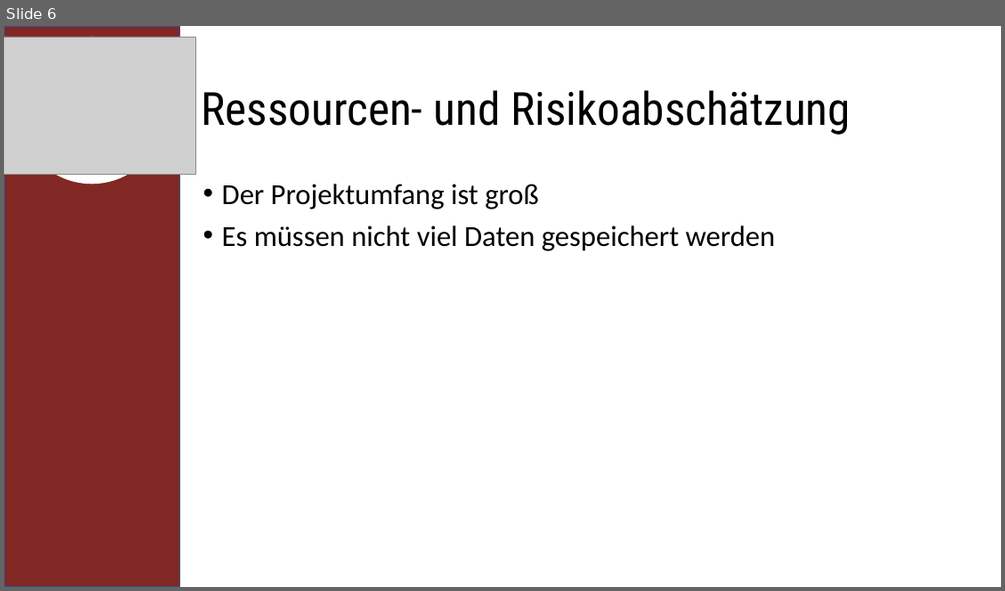
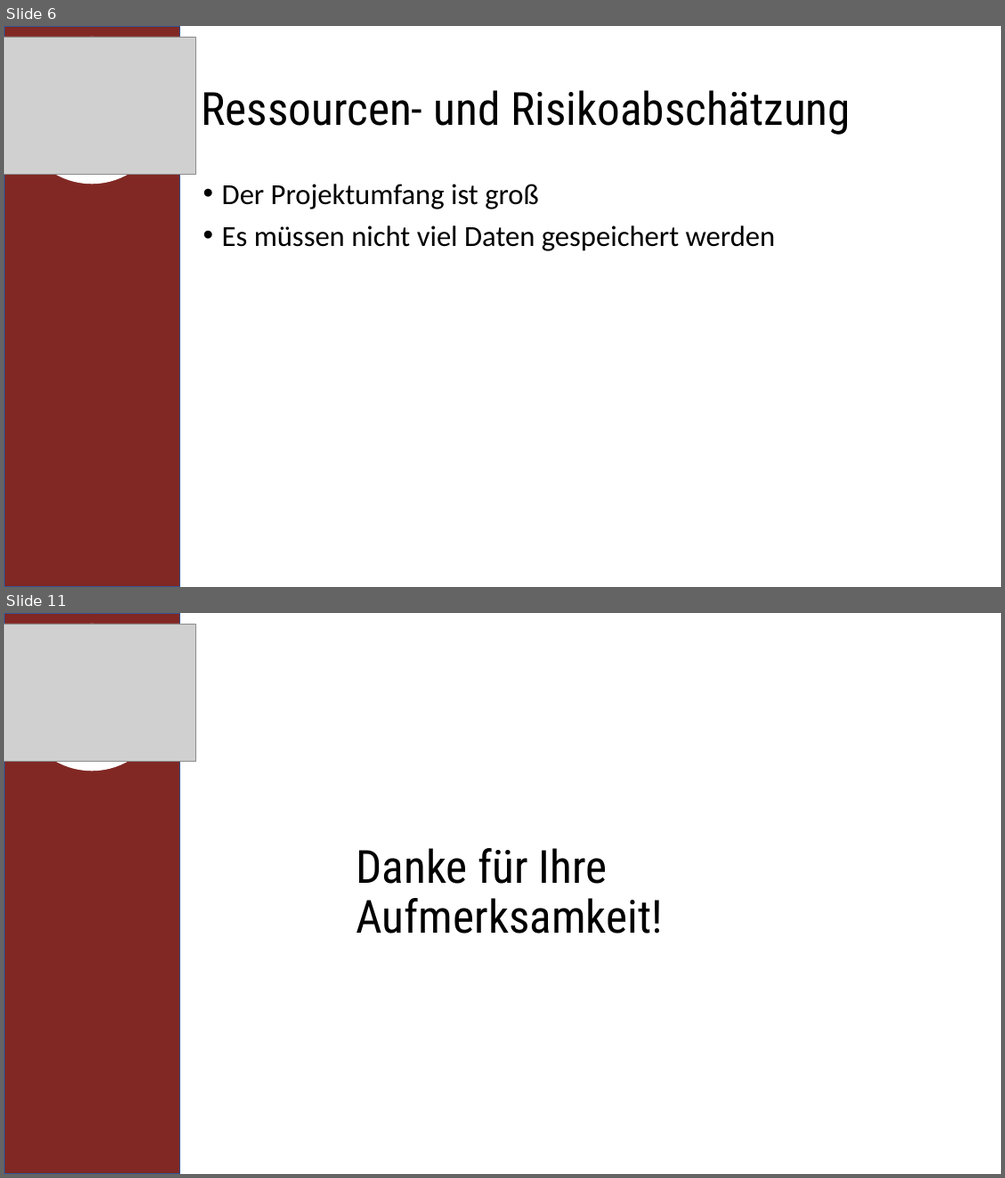
Before and after one commit to Kamillendampf/2ndBook, a slide deck: 2nd Book.pptx. Shown one above the other, each under a label of ours: slide 6 before the commit, slides 6 and 11 after it; the slides between them are not shown. The pictures are 1005x591 and 1005x1178 pixels, drawn with LibreOffice and Linux fonts; fonts in the diff are those of the drawing; grey boxes stand for pictures. Boxes give left, top, right and bottom in pixels: in the first picture for what was removed or moved away, otherwise in the second. Text is boxed around its words. In the diff, an @@ line names an element or a change of style, - is before the commit and + after.

```diff
--- a/2nd Book.pptx
+++ b/2nd Book.pptx
@@ slide 11 added at (4, 613, 1001, 1174), background #FFFFFF @@
@@ rectangle added at (4, 613, 179, 1174), fill #812824, outline #325491 1 pt @@
@@ picture added at (4, 624, 195, 761) @@
@@ ellipse added at (18, 624, 165, 771), fill #FFFFFF @@
@@ title added at (356, 848, 662, 933), 44 pt, text #000000 @@
+Danke für Ihre Aufmerksamkeit!
```
Also in this commit, not shown: 1 slide changed, 4 other slides added, 1 other file.
